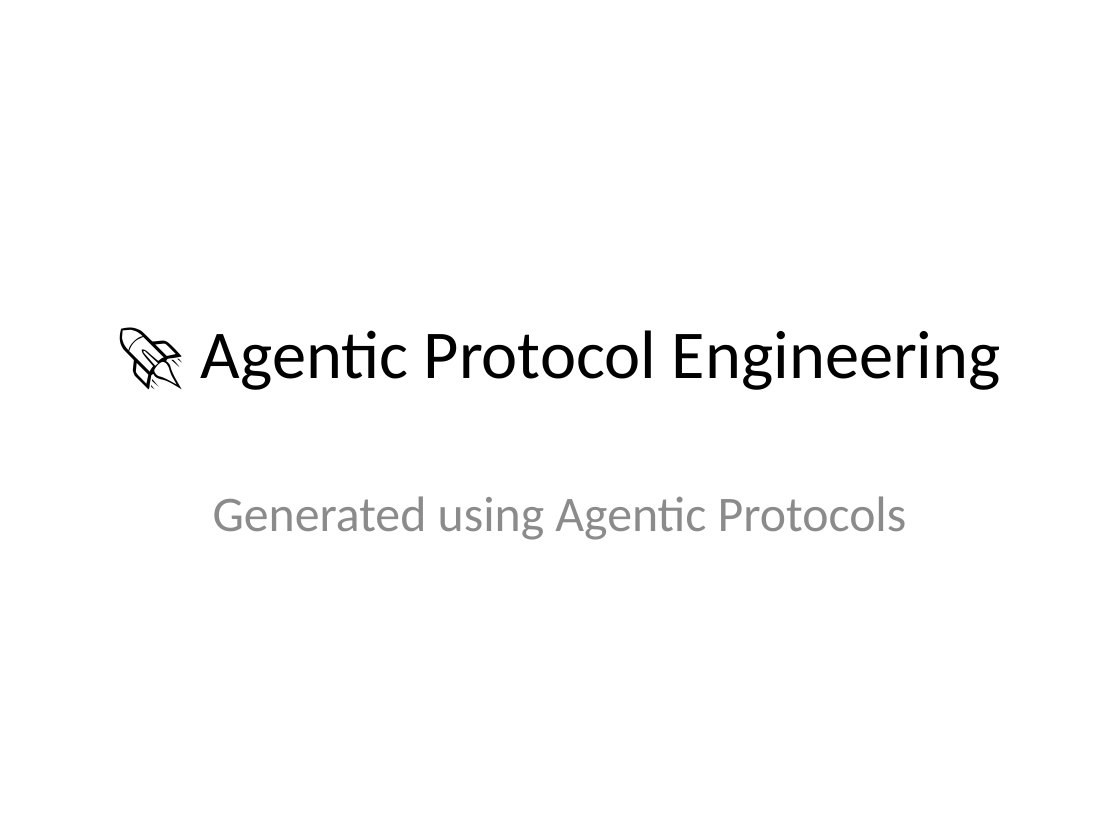
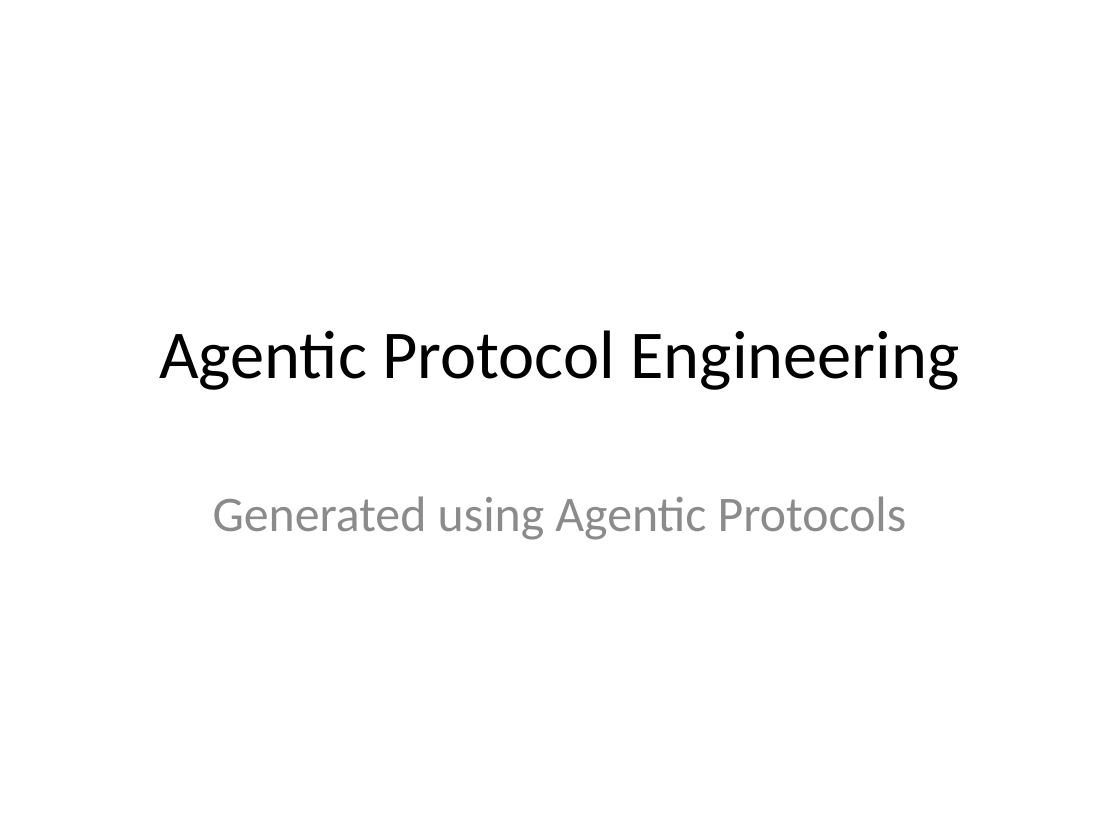
Before and after one commit to vnkosi-debug/demo, a slide deck: slide 1 of agentic_protocol_engineering_presentation.pptx. Drawn at 1120x840 pixels with LibreOffice and Linux fonts; fonts in the diff are those of the drawing. Boxes give left, top, right and bottom in pixels: in the first picture for what was removed or moved away, otherwise in the second. Text is boxed around its words. In the diff, an @@ line names an element or a change of style, - is before the commit and + after.

```diff
--- a/agentic_protocol_engineering_presentation.pptx
+++ b/agentic_protocol_engineering_presentation.pptx
@@ title at [159, 330, 960, 390]: text changed @@
-🚀 Agentic Protocol Engineering
+Agentic Protocol Engineering
```
Also in this commit, not shown: 6 other files.
